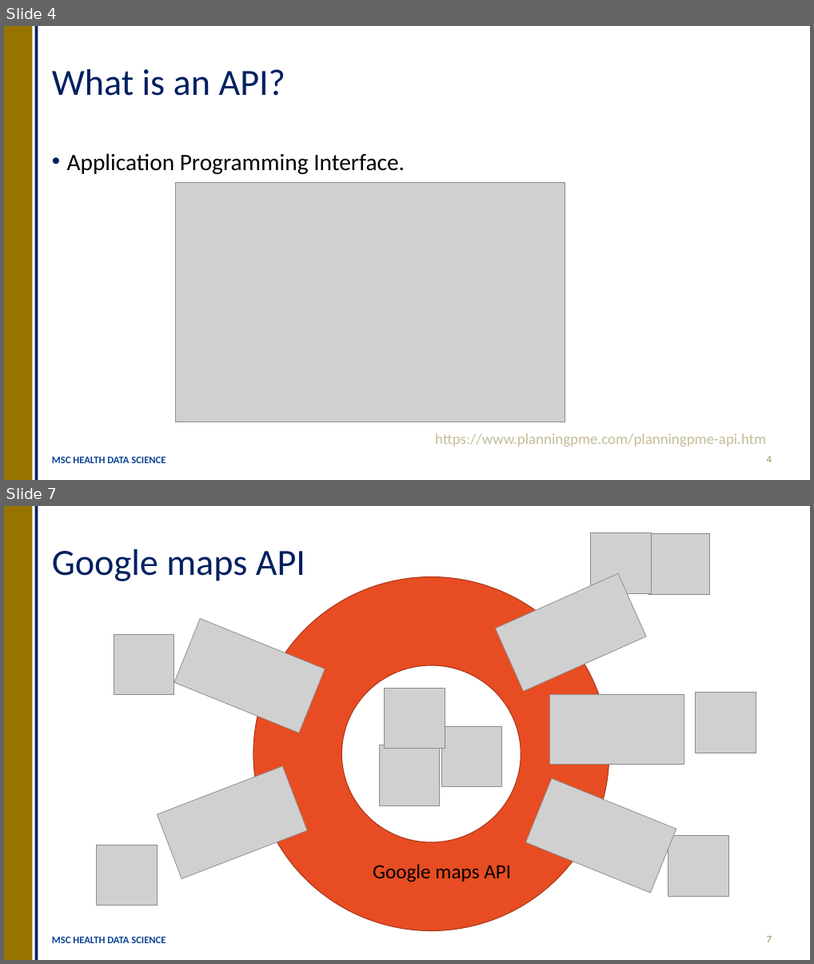
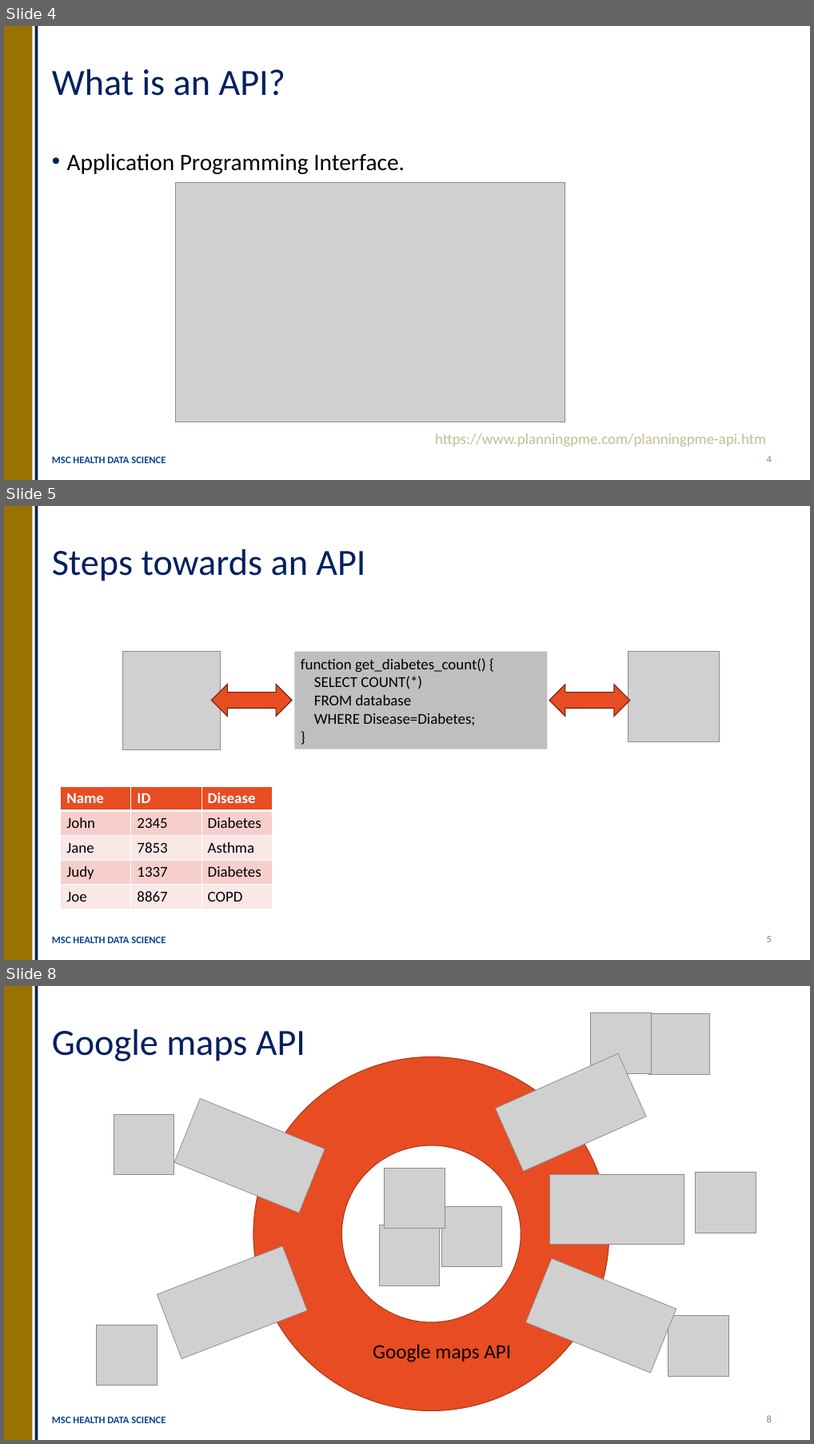
Before and after one commit to OllyButters/HDS-plumber, a slide deck: api_plumber_slides.pptx. Shown one above the other, each under a label of ours: slides 4 and 7 before the commit, slides 4, 5 and 8 after it; the slides between them are not shown. The pictures are 814x964 and 814x1444 pixels, drawn with LibreOffice and Linux fonts; fonts in the diff are those of the drawing; grey boxes stand for pictures. Boxes give left, top, right and bottom in pixels: in the first picture for what was removed or moved away, otherwise in the second. Text is boxed around its words. In the diff, an @@ line names an element or a change of style, - is before the commit and + after.

```diff
--- a/api_plumber_slides.pptx
+++ b/api_plumber_slides.pptx
@@ slide 5 added at bbox=[4, 506, 810, 960], background #FFFFFF; not listed: 2 template elements that a slide beside it also shows @@
@@ title added at bbox=[52, 549, 366, 581], 44 pt, text #002060 @@
+Steps towards an API
@@ picture added at bbox=[123, 651, 220, 749] @@
@@ rectangle added at bbox=[295, 651, 548, 749], fill #BFBFBF, 18 pt, text #000000 @@
+function get_diabetes_count() {
+SELECT COUNT(*)
+FROM database
+WHERE Disease=Diabetes;
+}
@@ picture added at bbox=[629, 651, 720, 741] @@
@@ left right arrow added at bbox=[211, 684, 292, 716], fill #E84C22, outline #66210F 1 pt @@
@@ left right arrow added at bbox=[550, 684, 630, 716], fill #E84C22, outline #66210F 1 pt @@
@@ table added at bbox=[61, 786, 274, 908], 5 rows, 3 columns @@
+Name | ID | Disease
+John | 2345 | Diabetes
+Jane | 7853 | Asthma
+Judy | 1337 | Diabetes
+Joe | 8867 | COPD
@@ text added at bbox=[52, 936, 166, 943], 12 pt, text #0B4293, bold @@
+MSC HEALTH DATA SCIENCE
@@ page number added at bbox=[767, 936, 772, 942], 12 pt, text #948A54 @@
+5
@@ what was slide 7 is now slide 8 @@
@@ page number at bbox=[767, 1415, 772, 1422]: text changed @@
-7
+8
```
Also in this commit, not shown: 9 slides changed, 6 other slides added, 4 other files.
